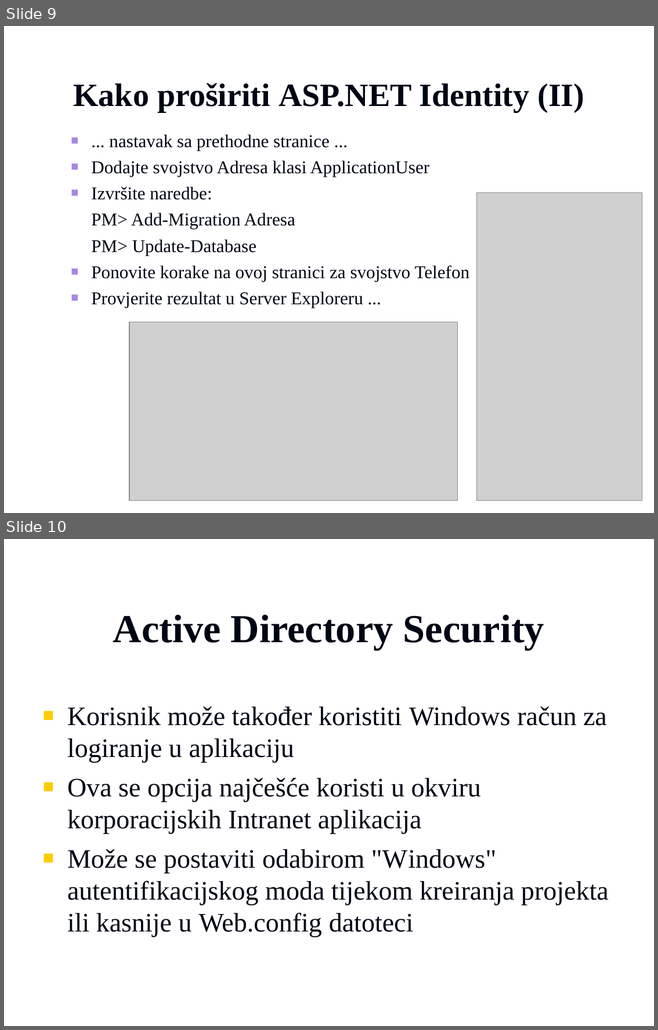
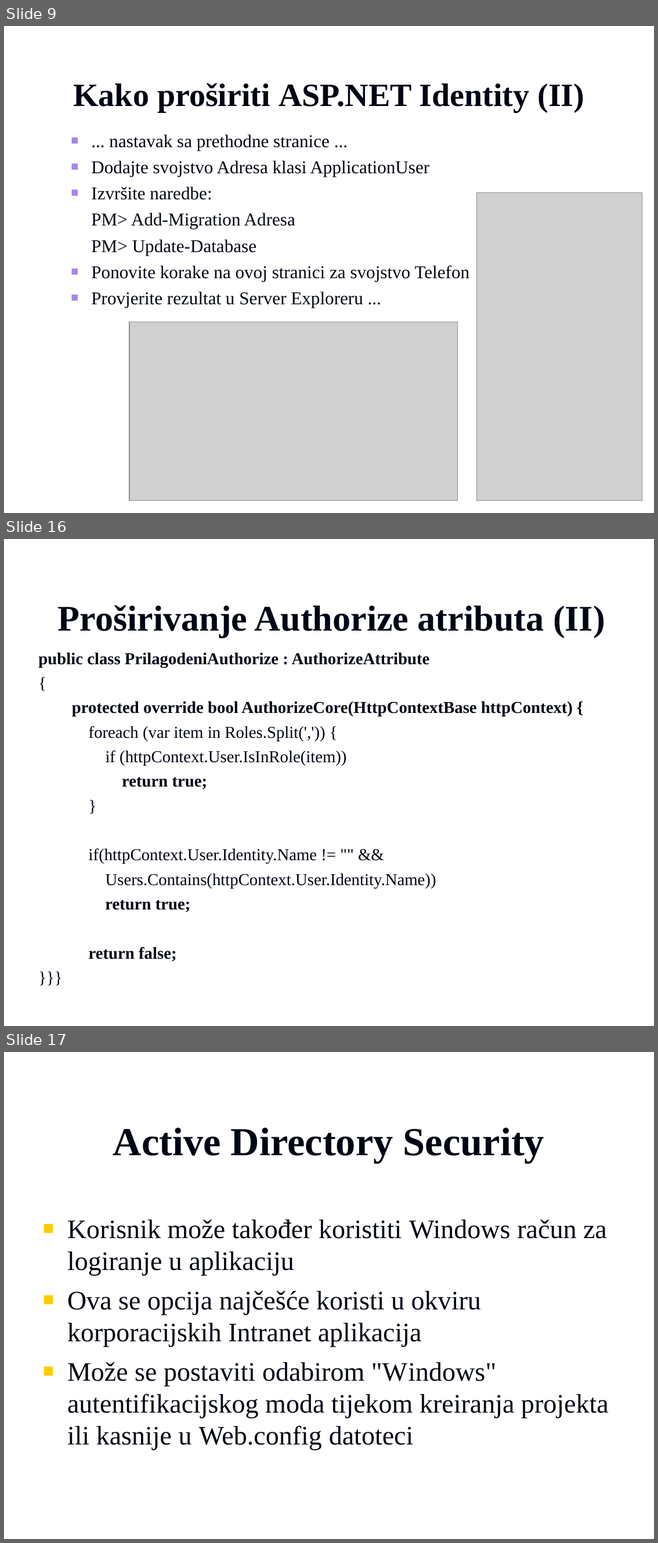
Before and after one commit to vzdesic/PZI, a slide deck: PPTs/16 MVC autorizacija i autentifikacija.ppt. Shown one above the other, each under a label of ours: slides 9 and 10 before the commit, slides 9, 16 and 17 after it; the slides between them are not shown. The pictures are 658x1030 and 658x1543 pixels, drawn with LibreOffice and Linux fonts; fonts in the diff are those of the drawing; grey boxes stand for pictures; background and template pictures are left out. Boxes give left, top, right and bottom in pixels: in the first picture for what was removed or moved away, otherwise in the second. Text is boxed around its words. In the diff, an @@ line names an element or a change of style, - is before the commit and + after.

```diff
--- a/PPTs/16 MVC autorizacija i autentifikacija.ppt
+++ b/PPTs/16 MVC autorizacija i autentifikacija.ppt
@@ slide 16 added at [4,539,654,1026], background picture (left out) @@
@@ title added at [58,605,605,638], 40 pt, text #000514, bold @@
+Proširivanje Authorize atributa (II)
@@ text added at [38,653,572,962], 18.5 pt, text #000514 @@
+public class PrilagodeniAuthorize : AuthorizeAttribute
+{
+protected override bool AuthorizeCore(HttpContextBase httpContext) {
+foreach (var item in Roles.Split(',')) {
+if (httpContext.User.IsInRole(item))
+return true;
+}
+if(httpContext.User.Identity.Name != "" &&
+Users.Contains(httpContext.User.Identity.Name))
+return true;
+return false;
+}}}
@@ what was slide 10 is now slide 17 @@
```
Also in this commit, not shown: 6 other slides added, 7 other files.
